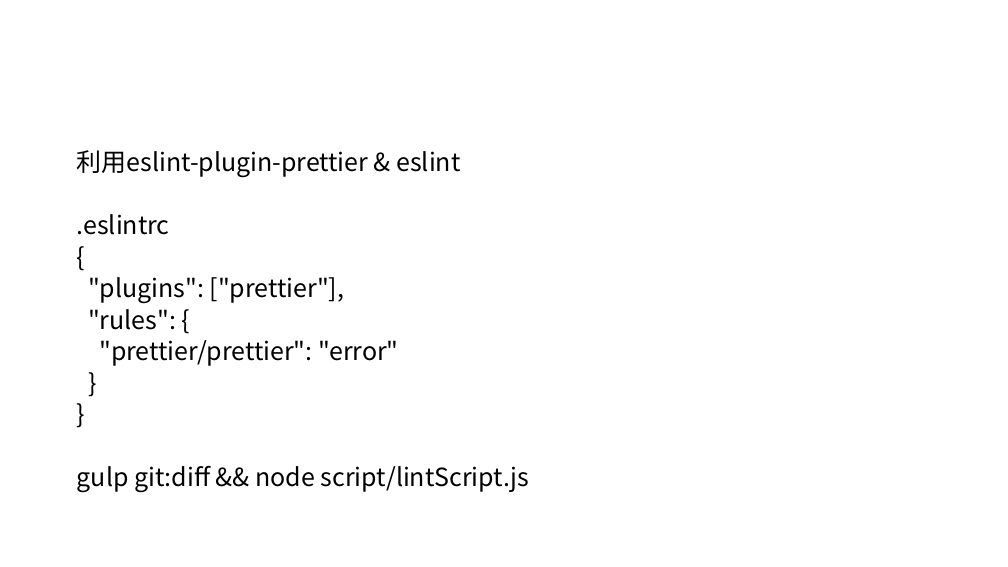
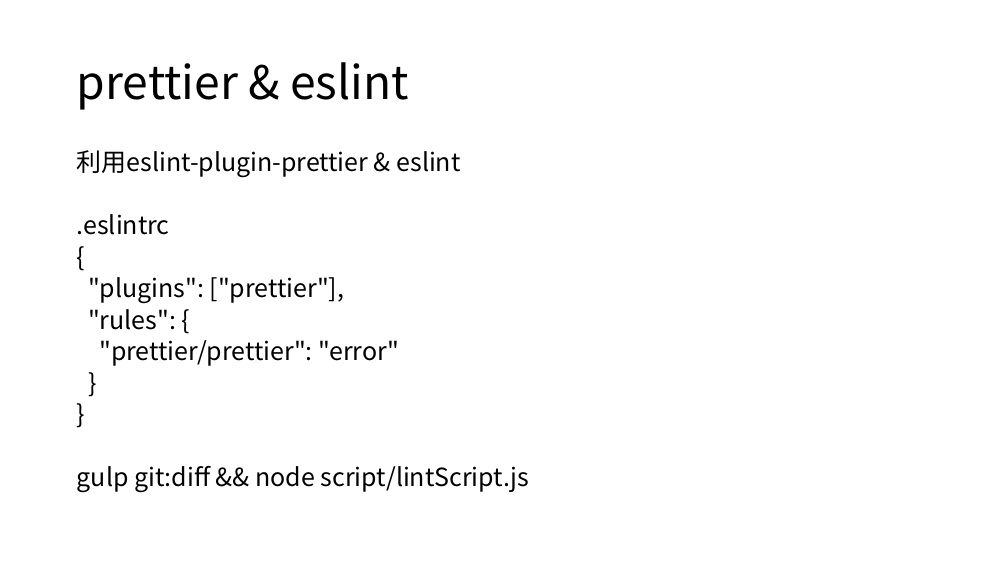
Before and after one commit to Quixote719/Knowledge, a slide deck: slide 17 of 前端工程化的几个常用工具.pptx (slide 14 before the commit). Drawn at 1008x567 pixels with LibreOffice and Linux fonts; fonts in the diff are those of the drawing. Boxes give left, top, right and bottom in pixels: in the first picture for what was removed or moved away, otherwise in the second. Text is boxed around its words. In the diff, an @@ line names an element or a change of style, - is before the commit and + after.

```diff
--- a/前端工程化的几个常用工具.pptx
+++ b/前端工程化的几个常用工具.pptx
@@ title added at [77, 62, 409, 110], 44 pt, text #000000 @@
+prettier & eslint
```
Also in this commit, not shown: 8 other slides changed, 4 slides added.
